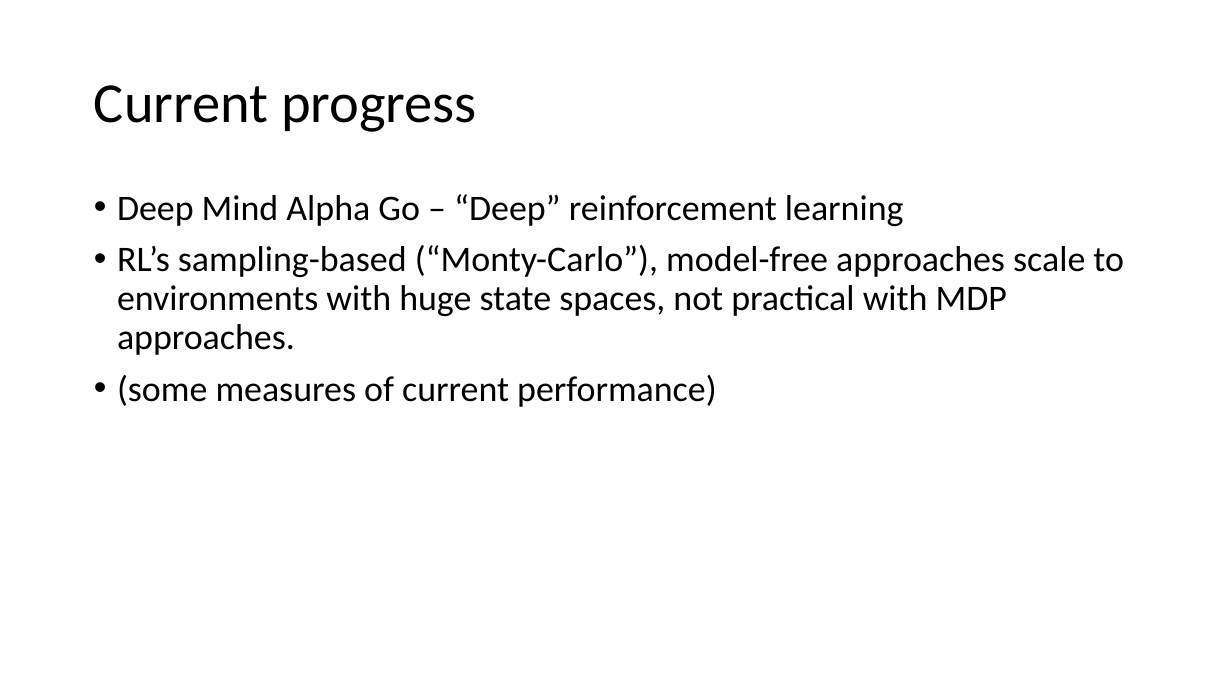
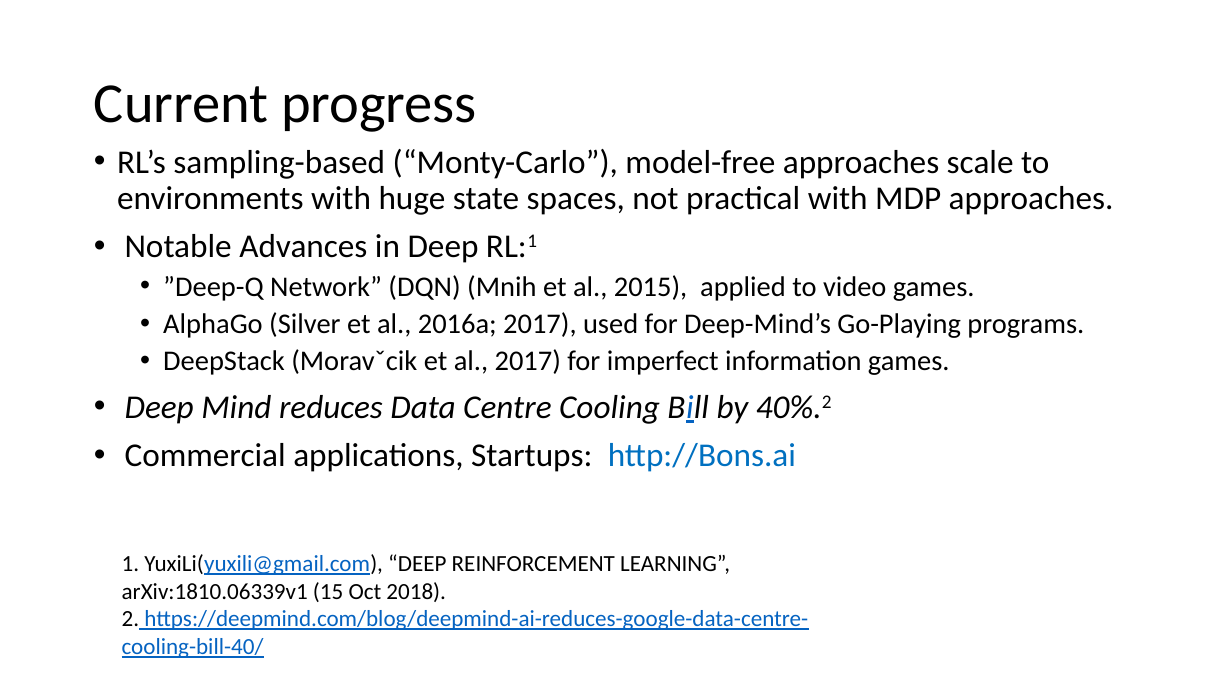
Before and after one commit to microsoft/ICSE2019, a slide deck: slide 17 of Rlearning/RL_ICSE.pptx. Drawn at 1232x693 pixels with LibreOffice and Linux fonts; fonts in the diff are those of the drawing. Boxes give left, top, right and bottom in pixels: in the first picture for what was removed or moved away, otherwise in the second. Text is boxed around its words. In the diff, an @@ line names an element or a change of style, - is before the commit and + after.

Commit message:
working version RL slides

```diff
--- a/Rlearning/RL_ICSE.pptx
+++ b/Rlearning/RL_ICSE.pptx
@@ text "RL’s sampling-based (“Monty-Carlo”), model-free approaches ...": place and size @@
-text "RL’s sampling-based (“Monty-Carlo”), model-free approaches ..." at box(117, 194, 1124, 407)
+text "RL’s sampling-based (“Monty-Carlo”), model-free approaches ..." at box(117, 149, 1114, 472)
@@ text at box(117, 149, 1114, 215): size 28 to 25.9 pt in "RL’s sampling-based (“Monty-Carlo”), model-free approaches s ..." @@
@@ text at box(117, 194, 904, 226): paragraph removed @@
-• Deep Mind Alpha Go – “Deep” reinforcement learning
@@ text at box(125, 234, 1084, 472): text changed; size 28 to 22.2 pt @@
-• (some measures of current performance)
+• Notable Advances in Deep RL:1
+  • ”Deep-Q Network” (DQN) (Mnih et al., 2015), applied to video games.
+  • AlphaGo (Silver et al., 2016a; 2017), used for Deep-Mind’s Go-Playing programs.
+  • DeepStack (Moravˇcik et al., 2017) for imperfect information games.
+• Deep Mind reduces Data Centre Cooling Bill by 40%.2
+• Commercial applications, Startups: http://Bons.ai
@@ text added at box(122, 554, 808, 658), 18 pt, text #0563C1, underline @@
+1. YuxiLi(yuxili@gmail.com), “DEEP REINFORCEMENT LEARNING”, arXiv:1810.06339v1 (15 Oct 2018).
+2. https://deepmind.com/blog/deepmind-ai-reduces-google-data-centre-cooling-bill-40/
```
Also in this commit, not shown: 7 other slides changed, 2 slides added, 2 slides removed.
